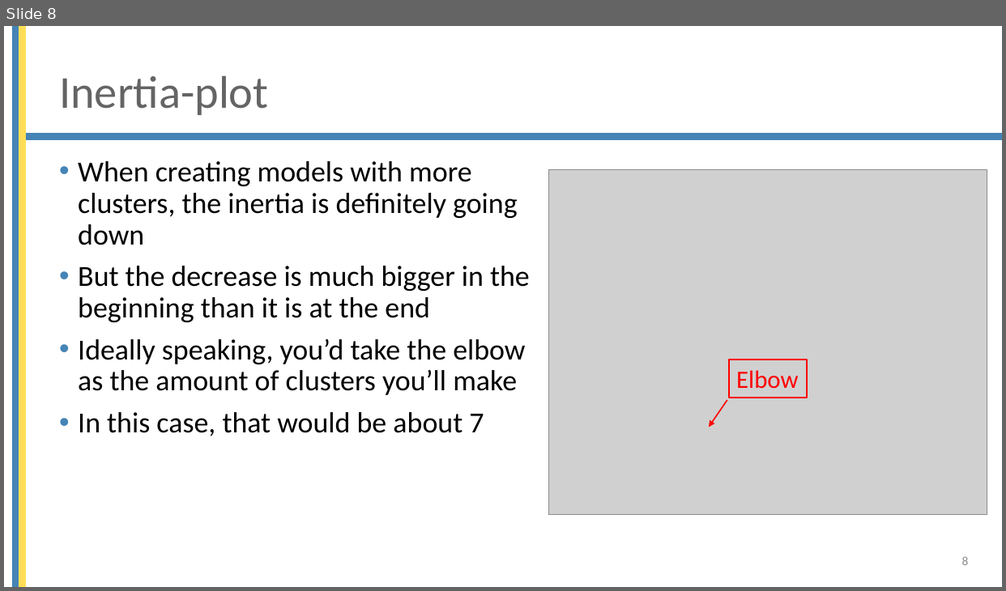
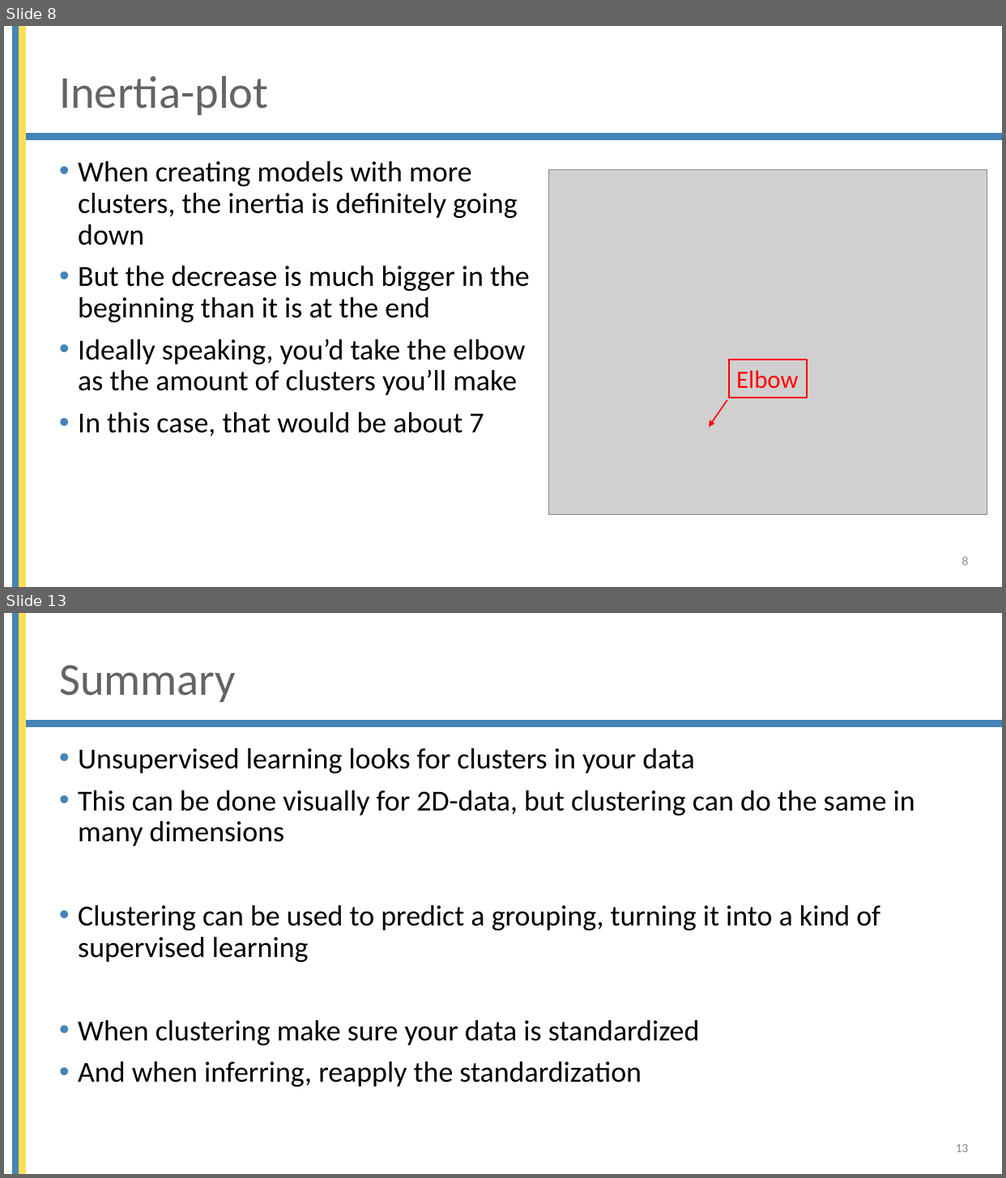
Before and after one commit to mjochen/Cello_AI, a slide deck: ppts/9 - Unsupervised learning.pptx. Shown one above the other, each under a label of ours: slide 8 before the commit, slides 8 and 13 after it; the slides between them are not shown. The pictures are 1006x591 and 1006x1178 pixels, drawn with LibreOffice and Linux fonts; fonts in the diff are those of the drawing; grey boxes stand for pictures; background and template pictures are left out. Boxes give left, top, right and bottom in pixels: in the first picture for what was removed or moved away, otherwise in the second. Text is boxed around its words. In the diff, an @@ line names an element or a change of style, - is before the commit and + after.

```diff
--- a/ppts/9 - Unsupervised learning.pptx
+++ b/ppts/9 - Unsupervised learning.pptx
@@ slide 13 added at <box>4,613,1002,1174</box>, background #FFFFFF; not listed: 3 template elements that a slide beside it also shows @@
@@ title added at <box>59,665,236,702</box>, 44 pt, text #646464 @@
+Summary
@@ text added at <box>78,748,915,1087</box>, 28 pt, text #000000 @@
+• Unsupervised learning looks for clusters in your data
+• This can be done visually for 2D-data, but clustering can do the same in many dimensions
+• Clustering can be used to predict a grouping, turning it into a kind of supervised learning
+• When clustering make sure your data is standardized
+• And when inferring, reapply the standardization
@@ page number added at <box>956,1144,969,1152</box>, 12 pt, text #8C8C8C @@
+13
```
Also in this commit, not shown: 4 other slides added, 37 other files.
